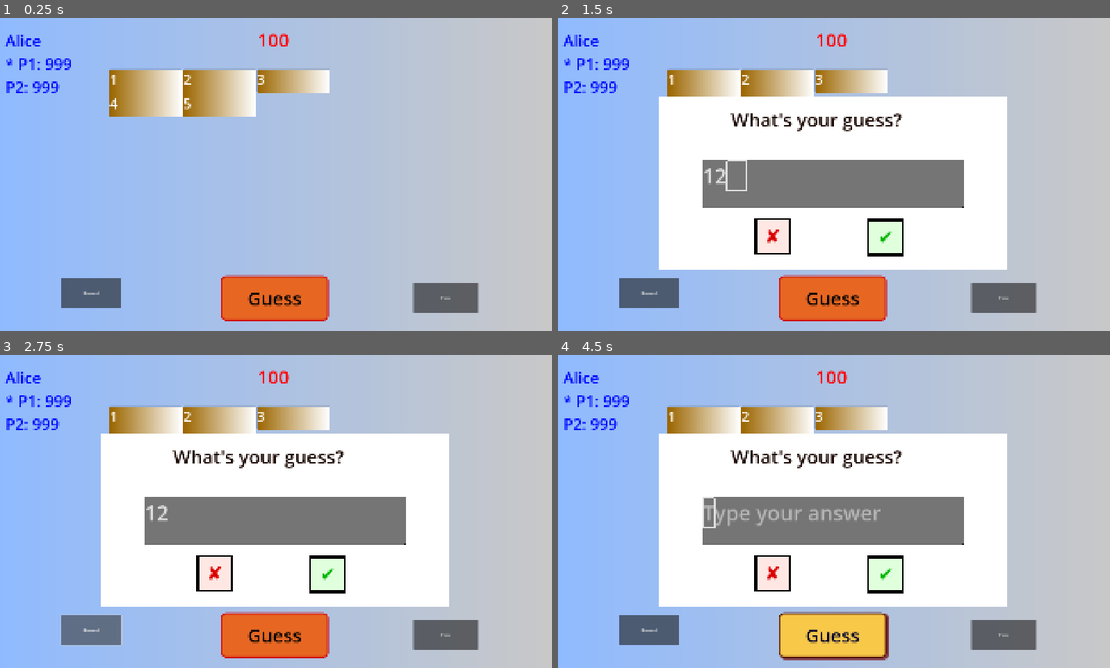
Above: before the commit, frames 1-4 (two rows, left to right).
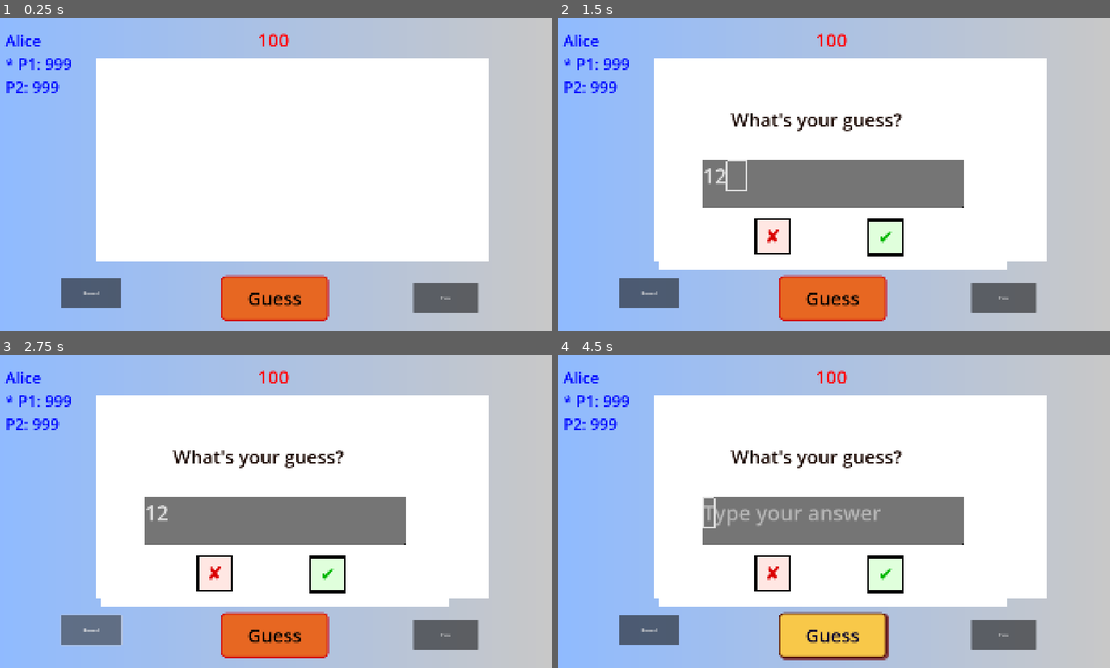
Above: after the commit, the same moments.

Repository: nerraf-dev/nutcase-knockoff
Game: Godot game, scene res://scenes/screens/MainGame.tscn
Two runs of this game, one before a commit and one after it. Both use one fixed random seed, a clock stepped at 60 frames per second and the inputs below. The project has no main scene, so this scene is started directly.
Inputs (mouse positions are in pixels of both pictures, inside the frame that each line leads up to):
- Up to frame 1 (0.25 s): no input
- Up to frame 2 (1.5 s): click "Guess" at 0.5 s; click (834, 183) at 1.27 s; type "12" at 1.35 s
- Up to frame 3 (2.75 s): click "Reveal" at 2 s
- Up to frame 4 (4.5 s): click "Pass" at 2.75 s; click "✔" at 3.5 s; click "Guess" at 4.25 s

The runs differ from the first frame. In frame 1, 46% of the frame differs, in the area x 17-89%, y 12-78%; in frame 2, 13%; in frame 3, 13%; in frame 4, 13%.
Error after the commit: Invalid assignment of property or key 'columns' with value of type 'int' on a base object of type 'null instance'. (res://scenes/screens/main_game.gd:75)

Commit message:
Add QnA component and restructure MainGame layout; introduce RoundArea and ColorRect nodes

Diff:
--- /dev/null
+++ b/nutcase-knockoff/scenes/components/rounds/QnA.tscn
@@ -0,0 +1,13 @@
+[gd_scene load_steps=2 format=3 uid="uid://cj1sp0u6xorms"]
+
+[sub_resource type="GDScript" id="GDScript_0kp3l"]
+script/source = "extends Node2D
+
+"
+
+[node name="QnA" type="Node2D"]
+script = SubResource("GDScript_0kp3l")
+
+[node name="GridContainer" type="GridContainer" parent="."]
+offset_right = 1352.0
+offset_bottom = 640.0
--- /dev/null
+++ b/nutcase-knockoff/scenes/components/rounds/qna.gd
@@ -0,0 +1,3 @@
+extends Node2D
+
+@onready var grid = $GridContainer
--- a/nutcase-knockoff/scenes/screens/MainGame.tscn
+++ b/nutcase-knockoff/scenes/screens/MainGame.tscn
@@ -91,8 +91,10 @@
 text = "P2: 999"
 label_settings = SubResource("LabelSettings_i3a2a")
 
-[node name="GridContainer" type="GridContainer" parent="."]
-offset_left = 392.0
-offset_top = 176.0
-offset_right = 1744.0
-offset_bottom = 816.0
+[node name="RoundArea" type="Node2D" parent="."]
+position = Vector2(344, 160)
+
+[node name="ColorRect" type="ColorRect" parent="RoundArea"]
+offset_top = -24.0
+offset_right = 1360.0
+offset_bottom = 676.0
Not shown, added: nutcase-knockoff/scenes/components/rounds/qna.gd.uid
